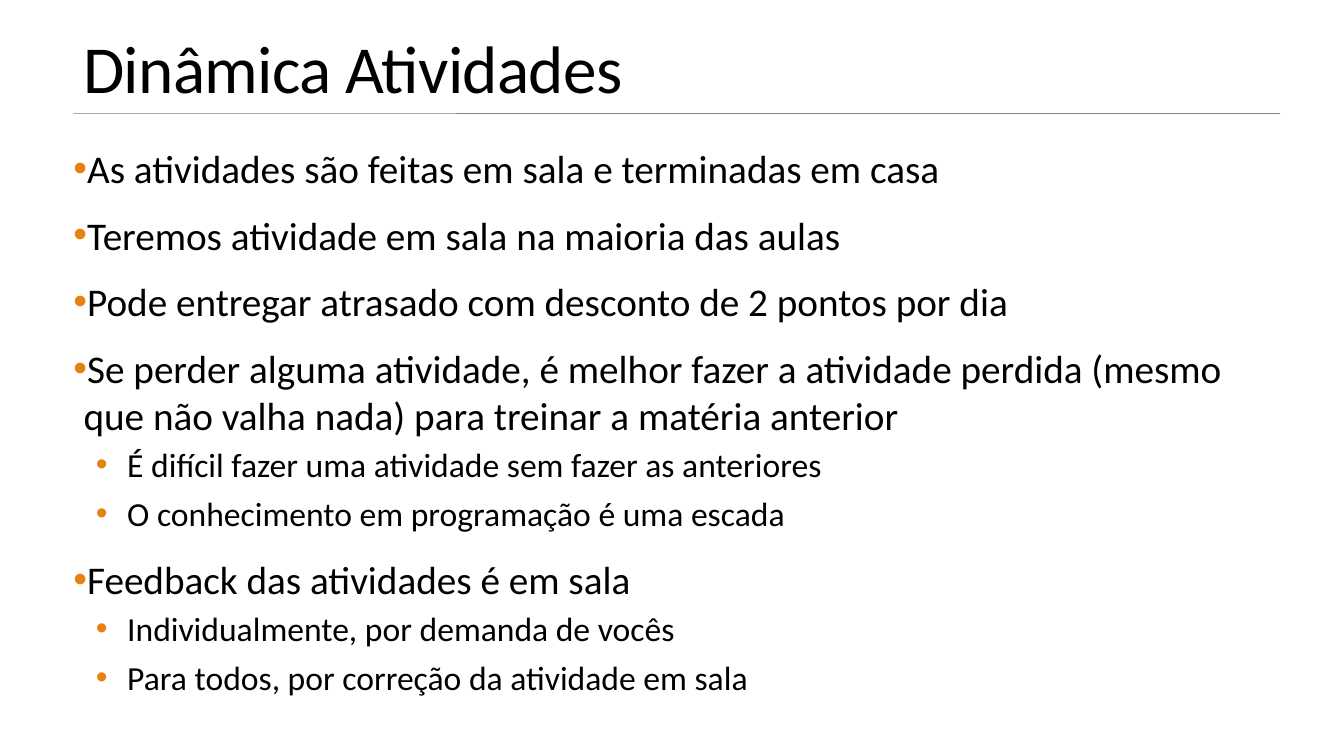
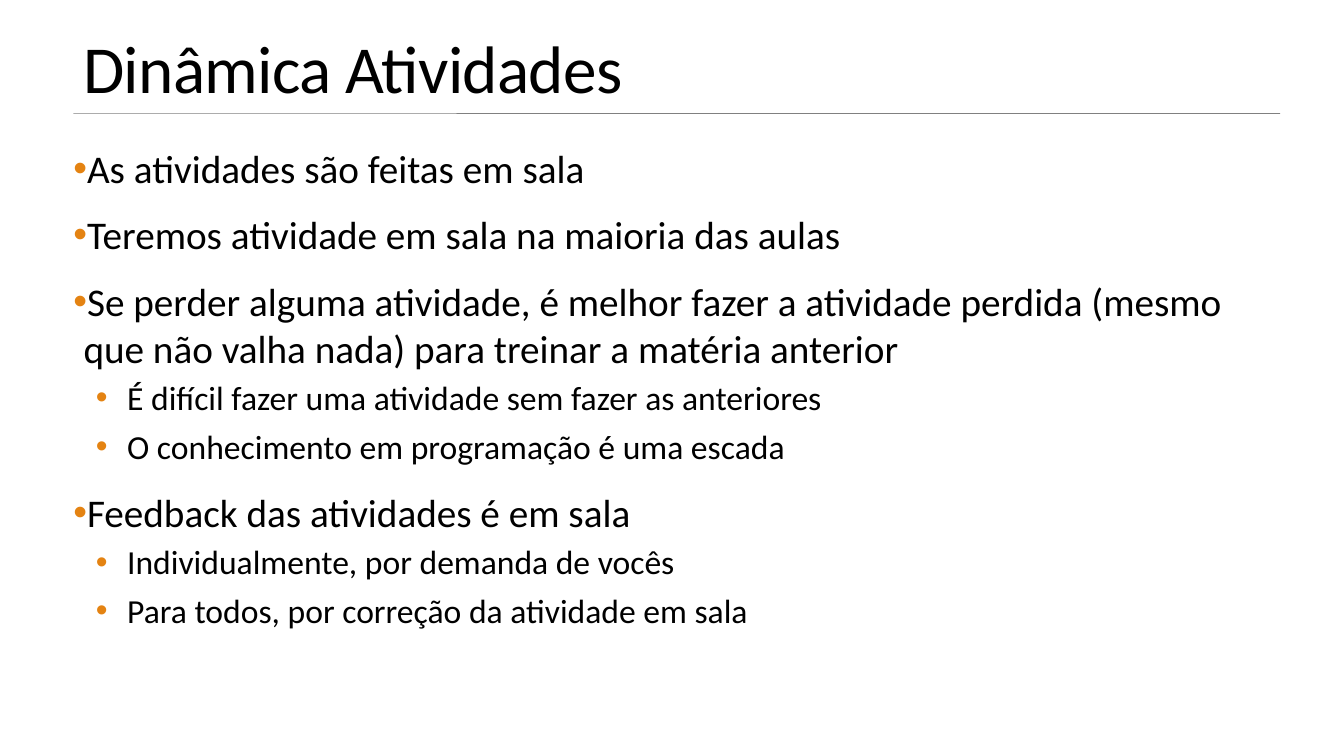
Before and after one commit to jeffersoncarvalho/ufc_2024_2, a slide deck: slide 6 of LMS/slides/0 - Introdução_disciplina.pptx. Drawn at 1344x756 pixels with LibreOffice and Linux fonts; fonts in the diff are those of the drawing. Boxes give left, top, right and bottom in pixels: in the first picture for what was removed or moved away, otherwise in the second. Text is boxed around its words. In the diff, an @@ line names an element or a change of style, - is before the commit and + after.

```diff
--- a/LMS/slides/0 - Introdução_disciplina.pptx
+++ b/LMS/slides/0 - Introdução_disciplina.pptx
@@ text at (87,155,585,184): text changed @@
-• As atividades são feitas em sala e terminadas em casa
+• As atividades são feitas em sala
@@ text at (87,288,1007,323): paragraph removed @@
-• Pode entregar atrasado com desconto de 2 pontos por dia
```
Also in this commit, not shown: 4 other slides changed, 3 other files.
